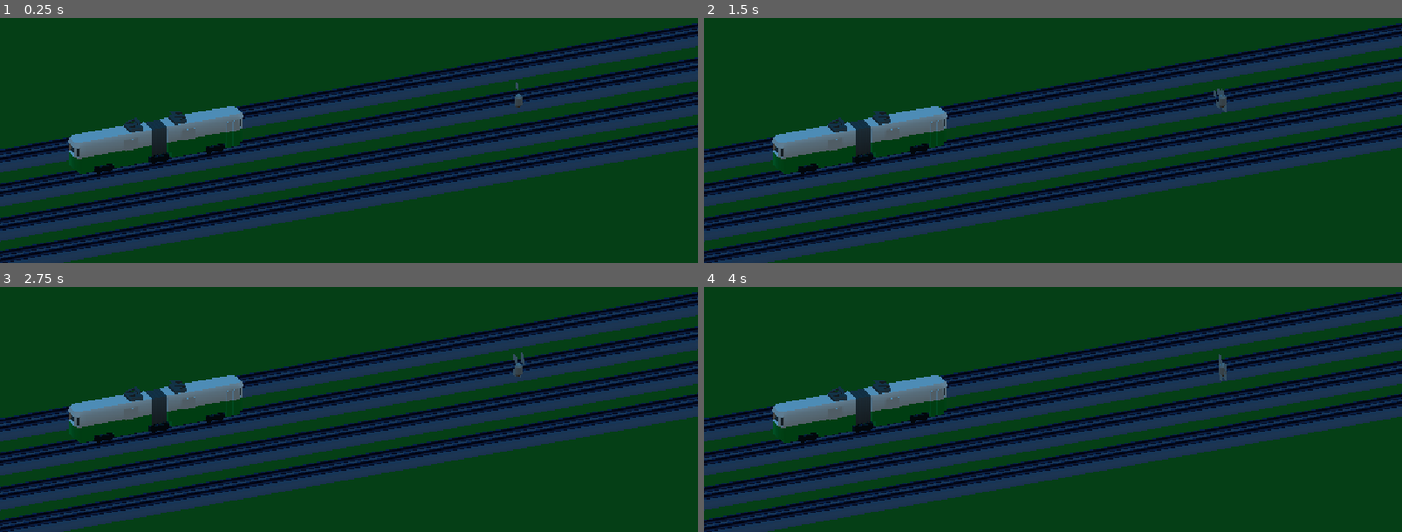
Above: before the commit, frames 1-4 (two rows, left to right).
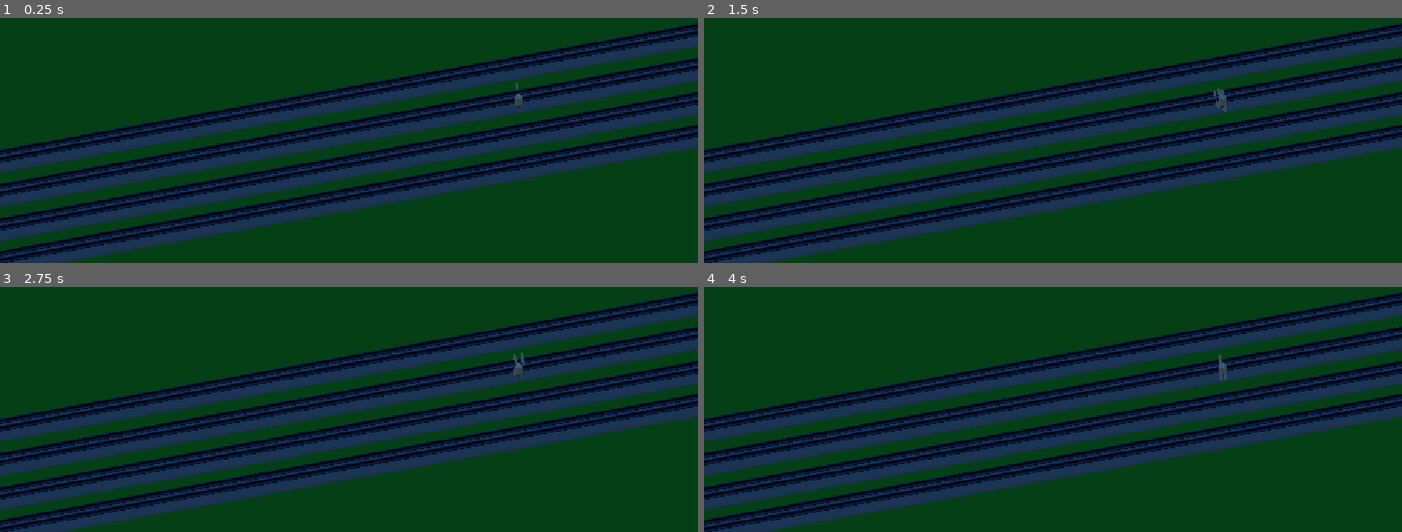
Above: after the commit, the same moments.

Repository: gracedes/mbta-auto-battler
Game: Godot game, scene res://node_2d.tscn
The game is run twice, just before and just after one commit, with the same random seed, the same clock (stepped at 60 frames per second) and the same inputs.
Inputs:
- Up to frame 1 (0.25 s): no input
- Up to frame 2 (1.5 s): tap Enter at 0.5 s; tap Space at 1.25 s
- Up to frame 3 (2.75 s): tap Enter at 2 s
- Up to frame 4 (4 s): tap Space at 2.75 s; tap Enter at 3.5 s

The runs differ from the first frame. In frame 1, 3.0% of the frame differs, in the area x 9-35%, y 35-64%; in frame 2, 3.0%; in frame 3, 3.0%; in frame 4, 3.0%.
Error before the commit: Parse Error: Unindent doesn't match the previous indentation level. (res://node_2d.gd:106)
Error after the commit: Invalid access to property or key 'data' on a base object of type 'Nil'. (res://node_2d.gd:78)

Commit message:
added browser geolocation

Diff:
--- a/assets/character/green/greenline.gd
+++ b/assets/character/green/greenline.gd
@@ -28,6 +28,7 @@
 		child.set_deferred("disabled", not is_here)
 
 func _on_nearby_lines_updated(active_lines: Array) -> void:
+	print(name, " received signal! Active lines: ", active_lines)
 	set_active(line_name in active_lines)
 
 # Called every frame. 'delta' is the elapsed time since the previous frame.
--- a/node_2d.gd
+++ b/node_2d.gd
@@ -2,6 +2,8 @@
 extends Node2D
 
 signal nearby_lines_updated(active_lines: Array)
+signal xp_gained(route, xp)
+signal location_error(code: int)   # 1 = denied, 2 = unavailable, 3 = timeout
 
 const API_ROOT = "https://mbta.gracie.foo"
 var headers = []
@@ -23,16 +25,36 @@
 var XP_GAIN = 25
 @export var visited = {}
 
-signal xp_gained(route, xp)
+# Web geolocation state. Callback objects must be kept as members,
+# or the browser stops calling them after they get garbage collected.
+var _geo = null
+var _pos_cb = null
+var _pos_err_cb = null
 
 func _ready():
 	create_routes_list()
+	_setup_geo()
 	await get_tree().create_timer(1.0).timeout
 	loc_ping()
 	await get_tree().create_timer(1.0).timeout
 	loc_ping()
 	await get_tree().create_timer(1.0).timeout
 	loc_ping()
+
+func _setup_geo() -> void:
+	"""Wires up the browser geolocation bridge. Requests NOTHING yet;
+	the first actual location fetch happens when loc_ping() is called."""
+	if OS.get_name() != "Web":
+		return
+	var navigator = JavaScriptBridge.get_interface("navigator")
+	if navigator == null or "geolocation" not in navigator:
+		push_error("no geolocation available (page must be served over HTTPS)")
+		return
+	_geo = navigator["geolocation"]
+	# Godot 4.4+:        JavaScriptBridge.create_callback(_on_position)
+	# Godot 4.3 and older: JavaScriptBridge.create_callback("_on_position", _on_position)
+	_pos_cb = JavaScriptBridge.create_callback(_on_position)
+	_pos_err_cb = JavaScriptBridge.create_callback(_on_position_error)
 
 func create_routes_list():
 	"""  creates a dict of stations which contains a list of routes it appears on """
@@ -63,15 +85,45 @@
 	_start_next()
 
 func loc_ping():
-	var loc_temp = [-71.0625, 42.3563]
-	# park street: -71.0625, 42.3563
-	# alewife: -71.141287, 42.39583
+	"""Requests the device's current position (web only), then queries
+	stops within MAX_RADIUS of it. In the editor, falls back to Park Street."""
+	if _geo != null:
+		# One-shot read: this is the only thing that touches geolocation.
+		# maximumAge: 10000 = up to 10s old cached fix is acceptable,
+		# which keeps the prompt from firing on every ping after the
+		# permission is already granted.
+		_geo.call("getCurrentPosition", _pos_cb, _pos_err_cb,
+			{"enableHighAccuracy": true, "timeout": 15000, "maximumAge": 10000})
+		return
+	# Editor / non-web fallback (editor has no navigator)
+	_query_nearby_stops([-71.0625, 42.3563])   # [lon, lat] : park street
+
+func _on_position(args: Array) -> void:
+	var coords = args[0]["coords"]
+	_query_nearby_stops([float(coords["longitude"]), float(coords["latitude"])])
+
+func _on_position_error(args: Array) -> void:
+	var err = args[0]
+	var code = int(err["code"])
+	match code:
+		1: push_error("location permission DENIED")
+		2: push_error("position unavailable")
+		3: push_error("location request timed out")
+		_: push_error("unknown location error: " + str(err))
+	location_error.emit(code)
+
+func _query_nearby_stops(loc: Array) -> void:
+	"""loc is [longitude, latitude]."""
 	var h := HTTPRequest.new()
 	h.timeout = 10.0
 	add_child(h)
 	h.request_completed.connect(_on_loc_request_completed.bind(h))
-	var err = h.request("%s/stops?filter[route]=%s&filter[longitude]=%s&filter[latitude]=%s&filter[radius]=%s" % [API_ROOT, ROUTES_STRING, loc_temp[0], loc_temp[1], MAX_RADIUS])
+	var err = h.request(
+		"%s/stops?filter%%5Broute%%5D=%s&filter%%5Blatitude%%5D=%s&filter%%5Blongitude%%5D=%s&filter%%5Bradius%%5D=%s"
+		% [API_ROOT, ROUTES_STRING, loc[1], loc[0], MAX_RADIUS]
+	)
 	if err != OK:
+		push_error("loc query failed: %s" % error_string(err))
 		h.queue_free()
 
 func _on_loc_request_completed(_result, _response_code, _headers, body, http_request):
@@ -89,7 +141,6 @@
 		print(name)
 		if not name in routes:
 			continue
-
 		var xp
 		if name in visited:
 			xp = XP_GAIN
@@ -100,7 +151,7 @@
 		for route in routes[name]:
 			print(route + str(xp))
 			if not route in detected_lines:
-					detected_lines.append(route)
+				detected_lines.append(route)
 			# send signal to train to level up
 			xp_gained.emit(route, xp)
-  nearby_lines_updated.emit(detected_lines)
+		nearby_lines_updated.emit(detected_lines)
--- a/node_2d.tscn
+++ b/node_2d.tscn
@@ -173,9 +173,10 @@
 [node name="rails4" parent="." unique_id=481925957 instance=ExtResource("3_epypp")]
 transform = Transform3D(-1, 0, -3.166382e-06, 0, 1, 0, 1.509958e-07, 0, -20.97, 10.66259, 1.9981437, -4.781929)
 
-[node name="greenline" parent="." unique_id=1956945032 instance=ExtResource("2_0hol4")]
+[node name="greenline" parent="." unique_id=1956945032 node_paths=PackedStringArray("location_manager") instance=ExtResource("2_0hol4")]
 transform = Transform3D(1, 0, 0, 0, 1, 0, 0, 0, 1, 0, 1.998, -24.555)
 script = ExtResource("3_q6r6c")
+location_manager = NodePath("..")
 
 [node name="AnimationPlayer" type="AnimationPlayer" parent="greenline" unique_id=437037788]
 libraries/ = SubResource("AnimationLibrary_q6r6c")
